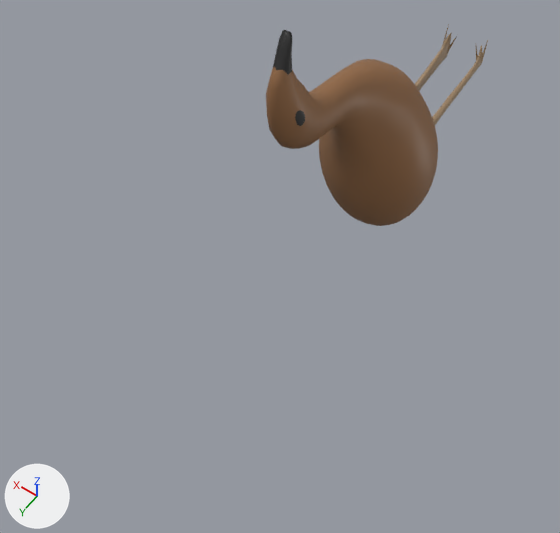
Before and after pictures for a commit that changed the glTF model assets/keven.glb.
The view is the same before and after, from a 50 mm lens placed at (-4.19, 8.7, 9.11), pointed at (0.01, 2.82, -0.13). Arrows for +X, +Y and +Z are at lower left; the lights stay in place. Where no turn or scale is listed for an object, it has been applied to the vertices.
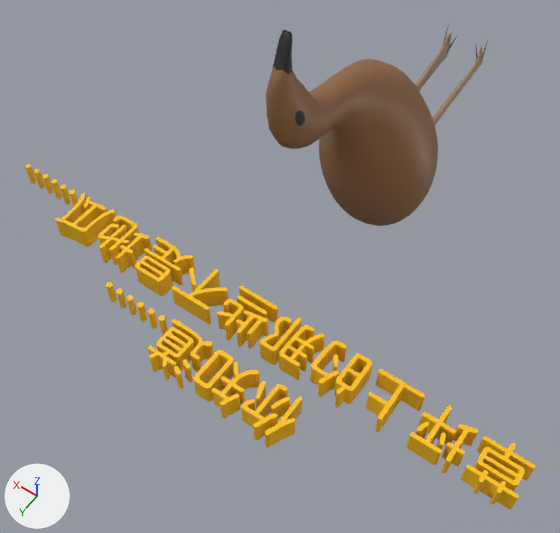
Location of each change, [x1, y1, x2, y2] in pixels of the pictures (560 x 533 px):
'Text', added: after [25, 164, 536, 510]

The change, as a diff of the scene's bpy script:
```diff
--- a/assets/keven.glb.py
+++ b/assets/keven.glb.py
@@ mat_material_004 @@
+mat_material_004 = principled_material('Material.004')
+mat_material_004.base_color = (1.0, 0.546, 0.0)  # yellow #ffc300
@@ me_text @@
+me_text.from_pydata(...)  # 16028 vertices, 31924 faces; spans x -4.45..4.45, y -0.85..0.85, z -0.18..0.18
+me_text.materials.append(mat_material_004)  # yellow #ffc300
@@ ob_text @@
+ob_text = bpy.data.objects.new('Text', me_text)
+ob_text.location = (0.0, 4.44, 0.0)
```
